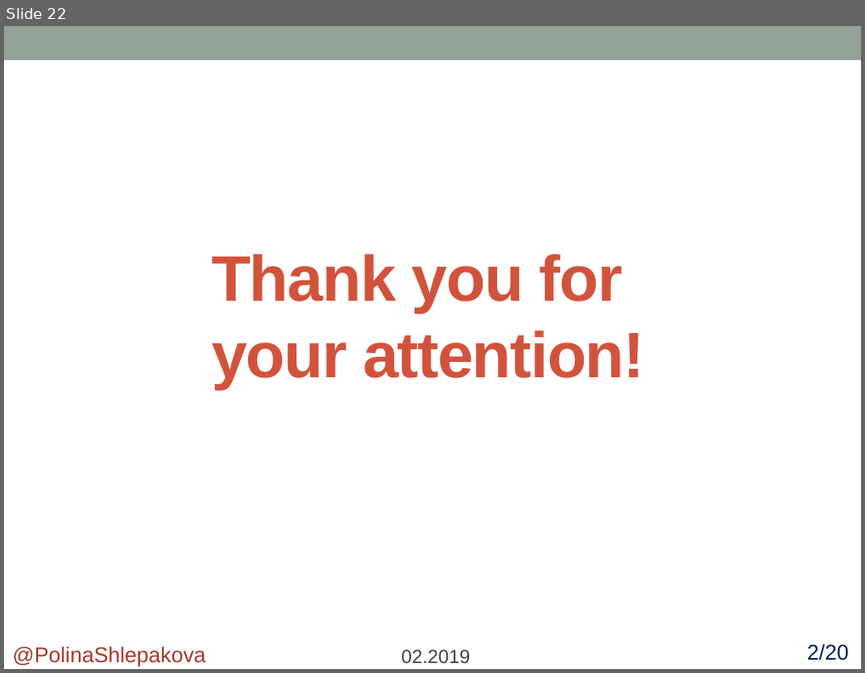
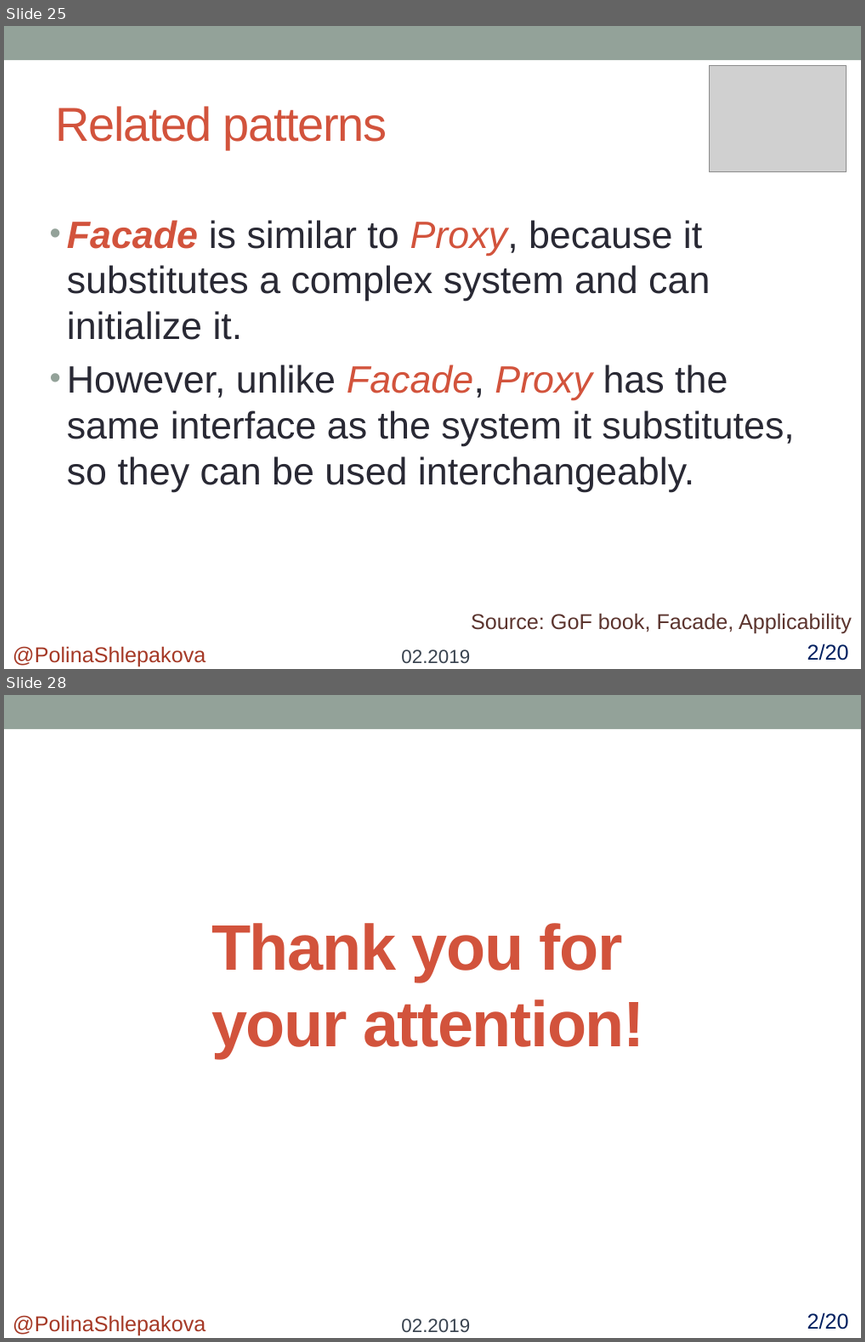
Before and after one commit to polykross/FactoryMethod-Facade, a slide deck: Facade/Presentation/Facade.pptx. Shown one above the other, each under a label of ours: slide 22 before the commit, slides 25 and 28 after it; the slides between them are not shown. The pictures are 865x673 and 865x1342 pixels, drawn with LibreOffice and Linux fonts; fonts in the diff are those of the drawing; grey boxes stand for pictures. Boxes give left, top, right and bottom in pixels: in the first picture for what was removed or moved away, otherwise in the second. Text is boxed around its words. In the diff, an @@ line names an element or a change of style, - is before the commit and + after.

Commit message:
Create the 2nd part of Facade presentation
- applicability
- advantages and disadvanrages
- related patterns
- resources

---
Test:
open Facade/Presentation/Facade.pptx

```diff
--- a/Facade/Presentation/Facade.pptx
+++ b/Facade/Presentation/Facade.pptx
@@ slide 25 added at box(4, 26, 861, 669), background #FFFFFF; not listed: 1 template element that a slide beside it also shows @@
@@ picture added at box(710, 65, 846, 172) @@
@@ title added at box(55, 106, 386, 149), 40 pt, text #D2533C @@
+Related patterns
@@ text added at box(67, 220, 794, 491), 32 pt, text #292934 @@
+• Facade is similar to Proxy, because it substitutes a complex system and can initialize it.
+• However, unlike Facade, Proxy has the same interface as the system it substitutes, so they can be used interchangeably.
@@ text added at box(471, 612, 851, 634), 18 pt, text #5B352E @@
+Source: GoF book, Facade, Applicability
@@ text added at box(12, 646, 205, 667), 18 pt, text #A53926 @@
+@PolinaShlepakova
@@ text added at box(401, 649, 470, 663), 16 pt, text #394350 @@
+02.2019
@@ text added at box(807, 643, 849, 660), 18 pt, text #002060 @@
+2/20
@@ what was slide 22 is now slide 28 @@
```
Also in this commit, not shown: 3 slides changed, 16 other slides added, 11 slides removed.
